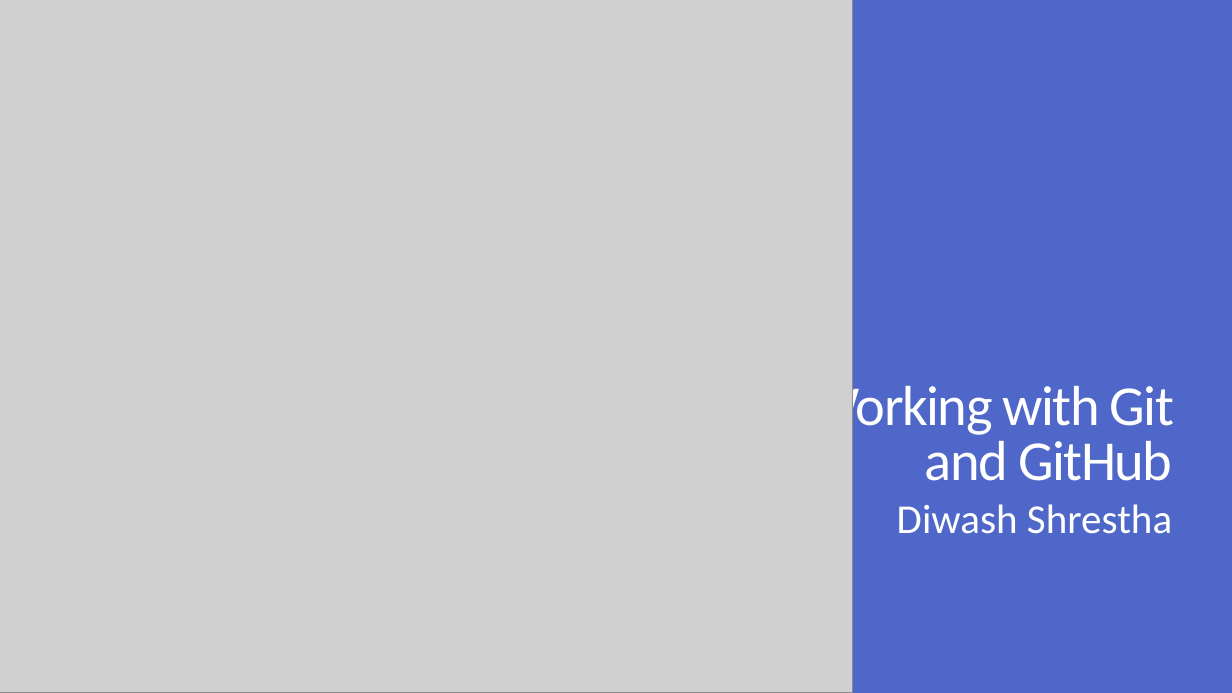
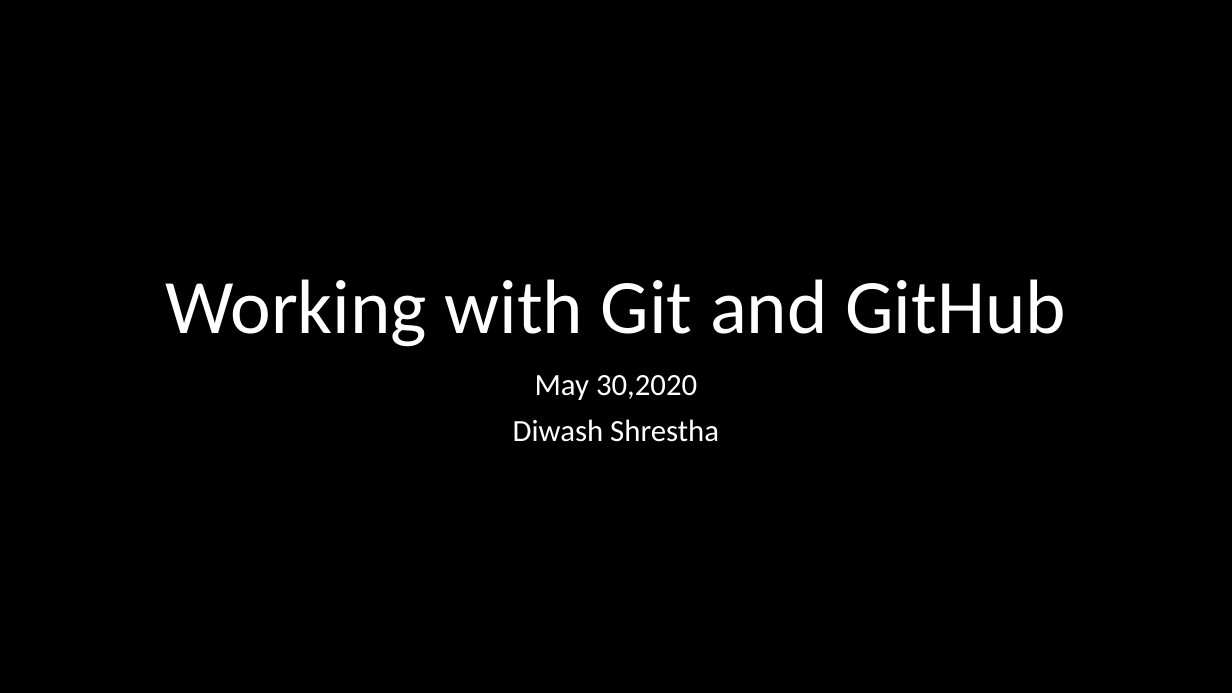
Before and after one commit to diwashrestha/program-and-talks, a slide deck: slide 1 of Working with git and GitHub/Working with Git and GitHub.pptx. Drawn at 1232x693 pixels with LibreOffice and Linux fonts; fonts in the diff are those of the drawing; grey boxes stand for pictures; background and template pictures are left out. Boxes give left, top, right and bottom in pixels: in the first picture for what was removed or moved away, otherwise in the second. Text is boxed around its words. In the diff, an @@ line names an element or a change of style, - is before the commit and + after.

```diff
--- a/Working with git and GitHub/Working with Git and GitHub.pptx
+++ b/Working with git and GitHub/Working with Git and GitHub.pptx
@@ background #FFFFFF to picture (left out) @@
@@ rectangle removed at [0,0,1232,693] @@
@@ picture removed at [0,0,853,693] @@
@@ title "Working with Git and GitHub": place and size @@
-title "Working with Git and GitHub" at [810,378,1174,481]
+title "Working with Git and GitHub" at [165,279,1066,347]
@@ title "Working with Git and GitHub" at [165,279,1066,347]: size 44 to 60 pt, letter spacing -1.2 to 0 pt; alignment right to centre; line spacing 0.8 to 0.9 @@
@@ subtitle "May 30,2020": place and size @@
-subtitle "May 30,2020" at [897,504,1172,534]
+subtitle "May 30,2020" at [513,375,719,442]
@@ subtitle at [535,375,697,400]: paragraph added @@
+May 30,2020
@@ subtitle at [513,419,719,442]: size 32 to 24 pt in "Diwash Shrestha"; alignment right to centre; line spacing 0.85 to 0.9; less space between paragraphs @@
```
Also in this commit, not shown: 12 other slides changed, 6 slides added, 3 slides removed.
